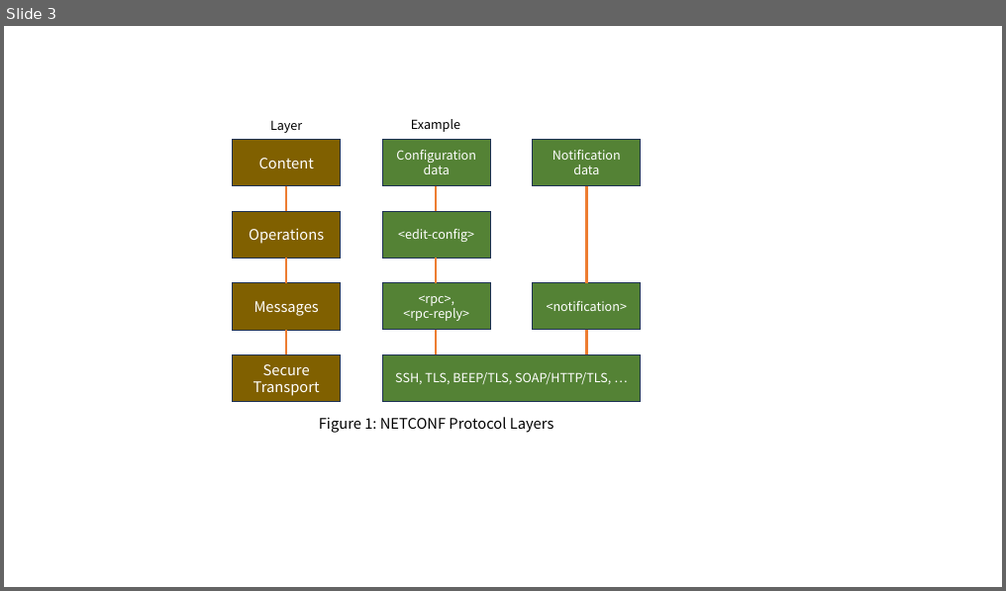
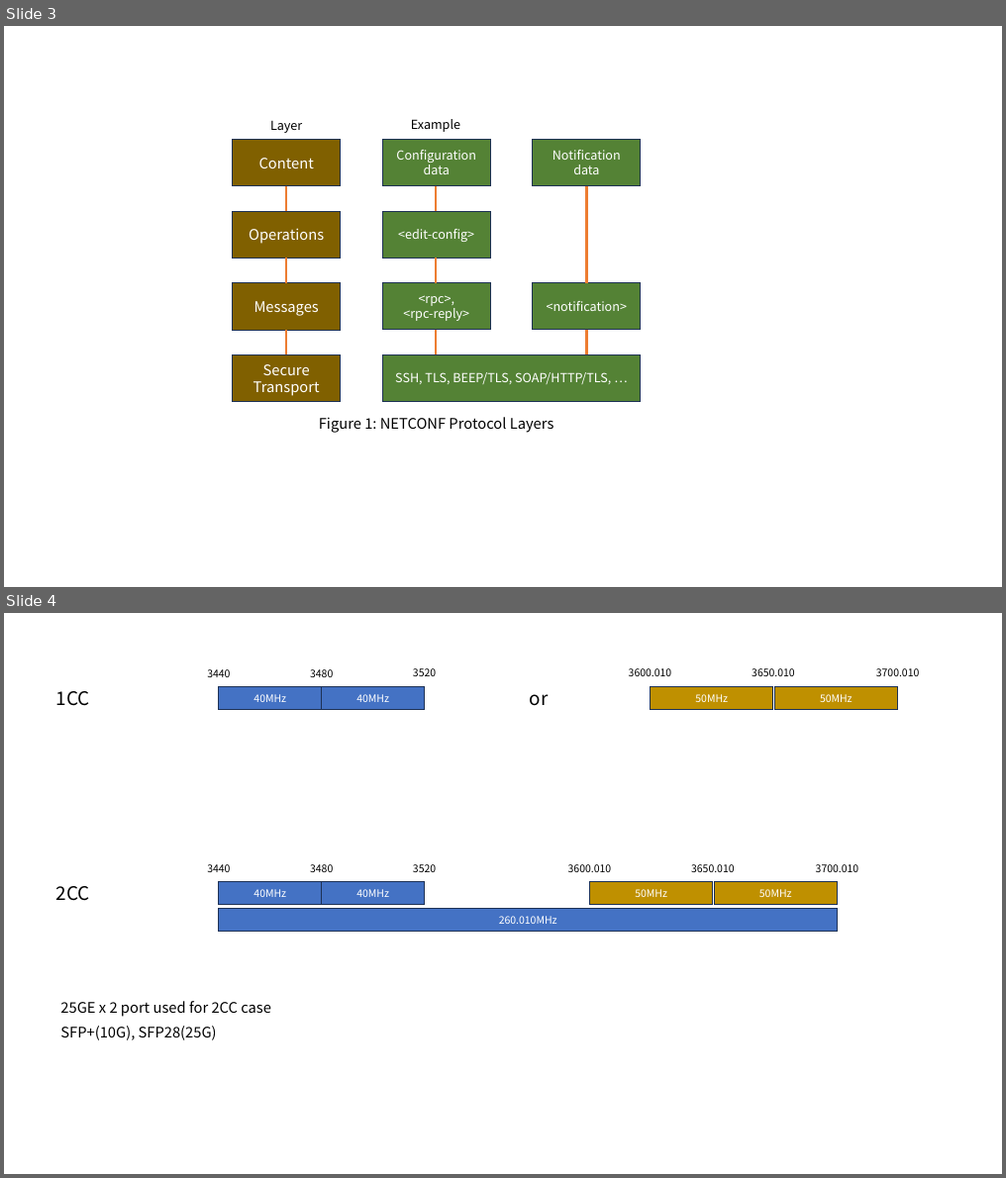
Before and after one commit to SangguKang/doc, a slide deck: Transfer/draw_temp.pptx. Shown one above the other, each under a label of ours: slide 3 before the commit, slides 3 and 4 after it. The pictures are 1006x591 and 1006x1178 pixels, drawn with LibreOffice and Linux fonts; fonts in the diff are those of the drawing. Boxes give left, top, right and bottom in pixels: in the first picture for what was removed or moved away, otherwise in the second. Text is boxed around its words. In the diff, an @@ line names an element or a change of style, - is before the commit and + after.

```diff
--- a/Transfer/draw_temp.pptx
+++ b/Transfer/draw_temp.pptx
@@ slide 4 added at <box>4,613,1002,1174</box>, background #FFFFFF @@
@@ text added at <box>207,669,230,677</box>, 10 pt, text #000000 @@
+3440
@@ text added at <box>310,669,333,677</box>, 10 pt, text #000000 @@
+3480
@@ text added at <box>413,668,436,676</box>, 10 pt, text #000000 @@
+3520
@@ text added at <box>629,668,672,676</box>, 10 pt, text #000000 @@
+3600.010
@@ text added at <box>751,668,795,676</box>, 10 pt, text #000000 @@
+3650.010
@@ text added at <box>876,668,920,676</box>, 10 pt, text #000000 @@
+3700.010
@@ text added at <box>56,691,90,706</box>, 18 pt, text #000000 @@
+1CC
@@ rectangle added at <box>219,686,322,710</box>, fill #4472C4, outline #1E3256 1 pt, 10 pt, text #FFFFFF @@
+40MHz
@@ rectangle added at <box>322,686,424,710</box>, fill #4472C4, outline #1E3256 1 pt, 10 pt, text #FFFFFF @@
+40MHz
@@ text added at <box>530,694,548,706</box>, 18 pt, text #000000 @@
+or
@@ rectangle added at <box>650,686,773,710</box>, fill #BF9000, outline #1E3256 1 pt, 10 pt, text #FFFFFF @@
+50MHz
@@ rectangle added at <box>774,686,898,710</box>, fill #BF9000, outline #1E3256 1 pt, 10 pt, text #FFFFFF @@
+50MHz
@@ text added at <box>207,864,230,872</box>, 10 pt, text #000000 @@
+3440
@@ text added at <box>310,864,333,872</box>, 10 pt, text #000000 @@
+3480
@@ text added at <box>413,864,436,872</box>, 10 pt, text #000000 @@
+3520
@@ text added at <box>568,864,612,872</box>, 10 pt, text #000000 @@
+3600.010
@@ text added at <box>691,864,735,872</box>, 10 pt, text #000000 @@
+3650.010
@@ text added at <box>816,864,859,872</box>, 10 pt, text #000000 @@
+3700.010
@@ text added at <box>56,886,90,901</box>, 18 pt, text #000000 @@
+2CC
@@ rectangle added at <box>219,881,322,905</box>, fill #4472C4, outline #1E3256 1 pt, 10 pt, text #FFFFFF @@
+40MHz
@@ rectangle added at <box>219,909,838,932</box>, fill #4472C4, outline #1E3256 1 pt, 10 pt, text #FFFFFF @@
+260.010MHz
@@ rectangle added at <box>322,881,424,905</box>, fill #4472C4, outline #1E3256 1 pt, 10 pt, text #FFFFFF @@
+40MHz
@@ rectangle added at <box>589,881,713,905</box>, fill #BF9000, outline #1E3256 1 pt, 10 pt, text #FFFFFF @@
+50MHz
@@ rectangle added at <box>714,881,838,905</box>, fill #BF9000, outline #1E3256 1 pt, 10 pt, text #FFFFFF @@
+50MHz
@@ text added at <box>60,1001,271,1017</box>, 14 pt, text #000000 @@
+25GE x 2 port used for 2CC case
@@ text added at <box>60,1026,217,1041</box>, 14 pt, text #000000 @@
+SFP+(10G), SFP28(25G)
```
Also in this commit, not shown: 1 slide removed, 1 other file.
